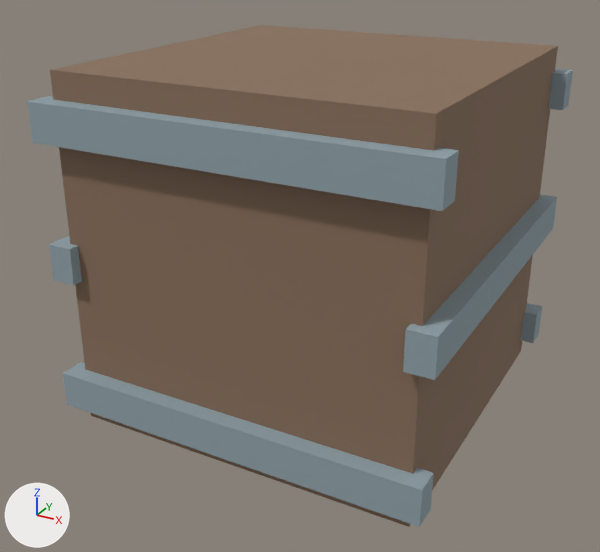
Before and after pictures for a commit that changed the glTF model public/game/models/supply-crate.glb.
The view is the same before and after, from a camera (50 mm lens) standing at (0.996, -1.942, 1.303) and looking at (-0.031, -0.073, 0.368). Arrows for +X, +Y and +Z are at lower left; the lights stay in place. The picture after the commit comes second.

Objects in the first picture: 'Crate', 'Crate strap', 'Crate strap.001', 'Crate strap.002', 'Crate strap.003', 'Crate strap.004', 'Crate strap.005'.
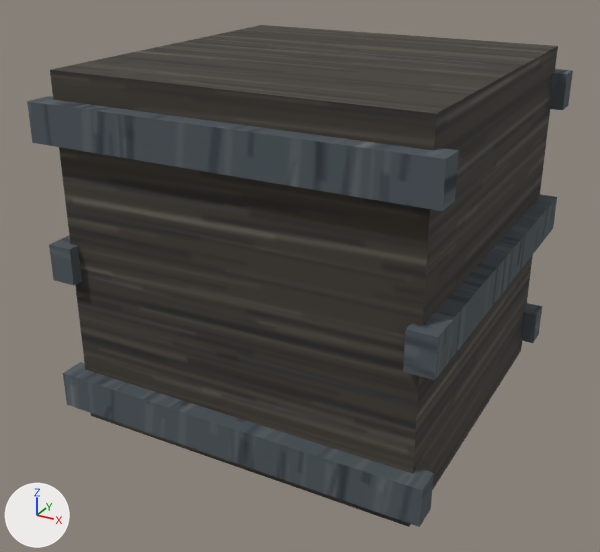
What the commit changed:
Picture 'iron' (img_iron) is new.
Picture 'timber' (img_timber) is new.
In material 'Timber' (mat_timber), base_color is no longer (0.25, 0.16, 0.105), brown #896f5b.
In material 'Timber' (mat_timber), texture is now set to img_timber.
In material 'Rim - slate' (mat_rim___slate), base_color is no longer (0.28, 0.36, 0.4), grey #90a2aa.
In material 'Rim - slate' (mat_rim___slate), texture is now set to img_iron.

Boxes [x1, y1, x2, y2] around the edits, measured in the pictures (600 x 552 px):
'Crate', surface changed (brown to black): [50, 25, 558, 527] in both
'Crate strap.002', surface changed (darker): [27, 96, 459, 211] in both
'Crate strap', surface changed (darker): [63, 362, 434, 527] in both
'Crate strap.005', surface changed (darker): [403, 194, 557, 380] in both
'Crate strap.004', surface changed (darker): [49, 236, 82, 285] in both
'Crate strap.003', surface changed (grey to black): [548, 69, 573, 110] in both
'Crate strap.001', surface changed (darker): [521, 303, 542, 343] in both
